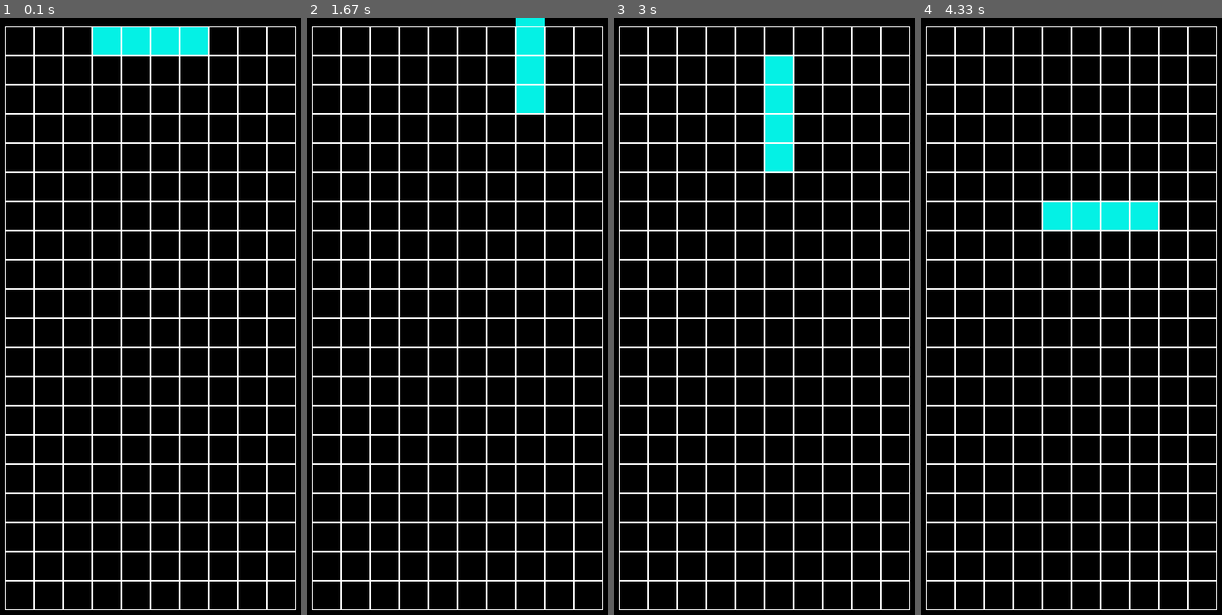
Above: before the commit, frames 1-4 (left to right).
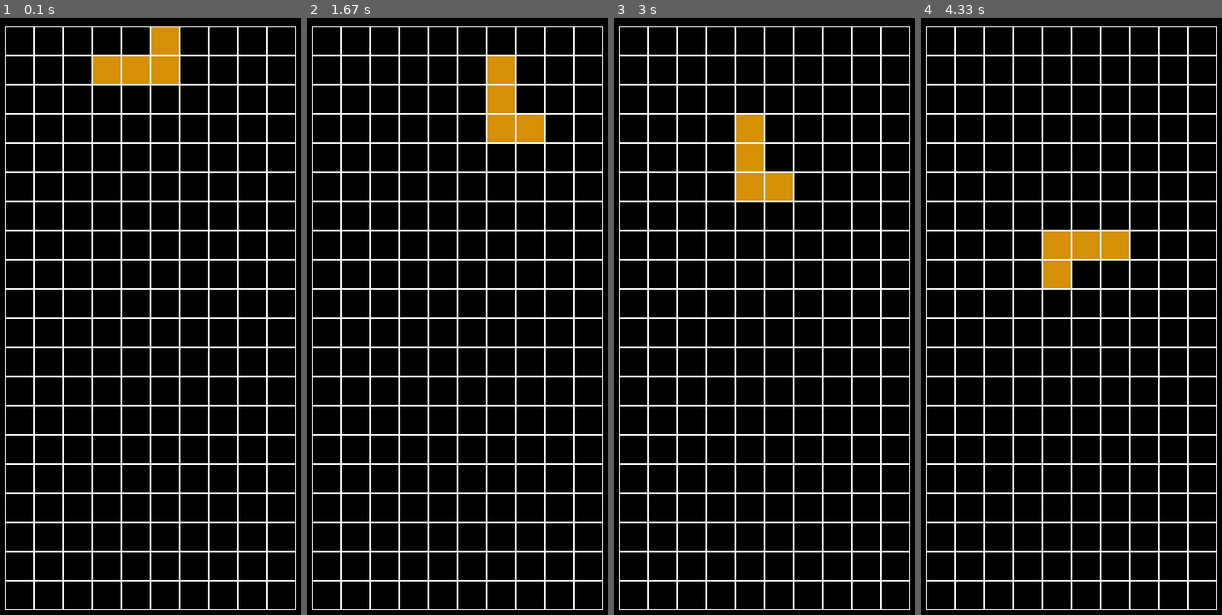
Above: after the commit, the same moments.

Repository: Veter-ok/pygame-tetris
Game: pygame game, started from main.py
Same seed, same stepped clock (60 frames per second), same inputs: the game is played once before the commit and once after it.
Inputs:
- Up to frame 1 (0.1 s): no input
- Up to frame 2 (1.67 s): hold Right 0.33-0.8 s; hold Up 0.83-1.13 s; hold Right 1.17-1.63 s
- Up to frame 3 (3 s): hold Left 1.67-2.2 s; hold Down 2.23-2.53 s; hold Left 2.57-2.97 s
- Up to frame 4 (4.33 s): hold Up 3-3.37 s; hold Right 3.4-4.03 s; hold Down from 4.07 s (still down)

The runs differ from the first frame. In frame 1, 2.9% of the frame differs, in the area x 30-70%, y 1-12%; in frame 2, 3.1%; in frame 3, 3.4%, in the area x 40-60%, y 6-31%; in frame 4, 3.4%.

Commit message:
Fix bugs. Add new block

Diff:
--- a/blocks.py
+++ b/blocks.py
@@ -30,6 +30,7 @@
 class MainBlock():
 	def __init__(self, color:str | tuple):
 		self.color = color
+		self.direction = 1
 
 	def get_positions(self) -> list:
 		return self.positions
@@ -42,7 +43,7 @@
 			pos = boardPosToPixels(position)
 			pygame.draw.rect(screen, self.color, (pos[0], pos[1], CELL_SIZE, CELL_SIZE))
 
-	def move(self, pos:tuple):
+	def move(self, pos:str):
 		if pos == "RIGHT" and rightX(self.positions) + 1 < WIDTH:
 			for index in range(len(self.positions)):
 				x, y = self.positions[index]
@@ -86,7 +87,6 @@
 	def __init__(self):
 		super().__init__(Rectangle.color)
 		self.positions = [(3, 0), (4, 0), (5, 0), (6, 0)]
-		self.direction = 1
 
 	def rotate(self):
 		if self.direction == 1:
@@ -147,7 +147,6 @@
 	def __init__(self):
 		super().__init__(L_Block_1.color)
 		self.positions = [(3, 0), (3, 1), (4, 1), (5, 1)]
-		self.direction = 1
 
 	def rotate(self):
 		if self.direction == 1:
@@ -186,3 +185,49 @@
 				self.positions[1] = [x - 1, y]
 				self.positions[3] = [x + 1, y]
 			self.direction = 1
+
+
+class L_Block_2(MainBlock):
+	color = (214, 144, 5)
+
+	def __init__(self):
+		super().__init__(L_Block_2.color)
+		self.positions = [(3, 1), (4, 1), (5, 1), (5, 0)]
+
+	def rotate(self):
+		if self.direction == 1:
+			x, y = self.positions[1]
+			self.positions[0] = [x + 1, y + 1]
+			self.positions[2] = [x, y + 1]
+			self.positions[3] = [x, y - 1]
+			self.direction = 2
+		elif self.direction == 2:
+			x, y = self.positions[1]
+			if x == 0:
+				self.positions[0] = [x + 2, y]
+				self.positions[1] = [x + 1, y]
+				self.positions[2] = [x, y]
+				self.positions[3] = [x, y + 1]
+			else:
+				self.positions[0] = [x + 1, y]
+				self.positions[2] = [x - 1, y]
+				self.positions[3] = [x - 1, y + 1]
+			self.direction = 3
+		elif self.direction == 3:
+			x, y = self.positions[1]
+			self.positions[0] = [x, y - 1]
+			self.positions[2] = [x, y + 1]
+			self.positions[3] = [x - 1, y + 1]
+			self.direction = 4
+		elif self.direction == 4:
+			x, y = self.positions[1]
+			if x == WIDTH - 1:
+				self.positions[0] = [x - 2, y]
+				self.positions[1] = [x - 1, y]
+				self.positions[2] = [x, y]
+				self.positions[3] = [x, y - 1]
+			else:
+				self.positions[0] = [x - 1, y]
+				self.positions[2] = [x + 1, y]
+				self.positions[3] = [x + 1, y - 1]
+			self.direction = 1
--- a/board.py
+++ b/board.py
@@ -50,7 +50,7 @@
 					full_row = y
 					break
 			index = full_row
-			while index != 0:
+			while index >= 0:
 				self.board[index] = self.board[index - 1].copy()
 				index -= 1
 
--- a/tools.py
+++ b/tools.py
@@ -1,9 +1,10 @@
 import pygame
 from random import choice
-from blocks import Cube, Rectangle, L_Block_1
+from blocks import Cube, Rectangle, L_Block_1, L_Block_2
 
-BLOCKS = [Cube, Rectangle, L_Block_1]
-Block = Rectangle | Cube | L_Block_1
+#BLOCKS = [Cube, Rectangle, L_Block_1, L_Block_2]
+BLOCKS = [L_Block_2]
+Block = Rectangle | Cube | L_Block_1 | L_Block_2
 
 def get_block() -> Block:
 	return choice(BLOCKS)()
